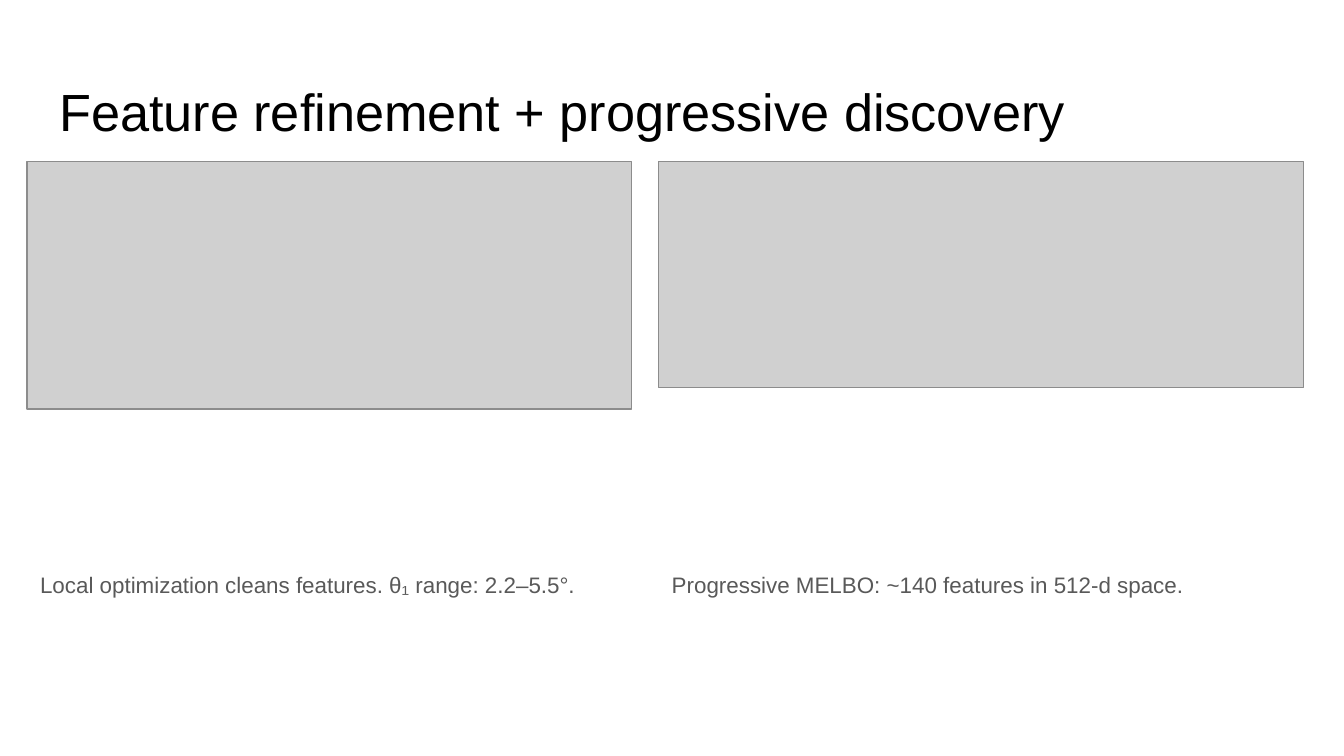
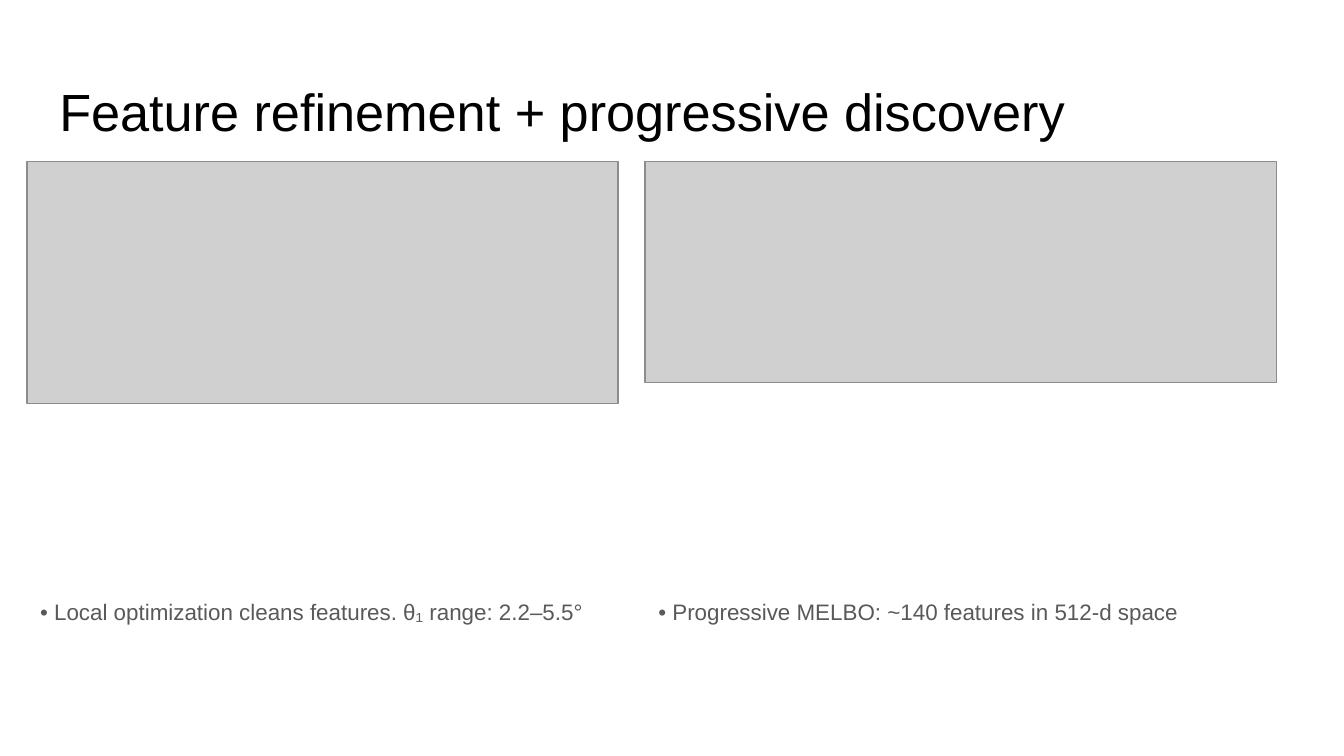
Before and after one commit to FranciscoHS/steering-plateaus, a slide deck: slide 9 of Activation Plateaus Meeting Slides - Updated.pptx. Drawn at 1344x756 pixels with LibreOffice and Linux fonts; fonts in the diff are those of the drawing; grey boxes stand for pictures. Boxes give left, top, right and bottom in pixels: in the first picture for what was removed or moved away, otherwise in the second. Text is boxed around its words. In the diff, an @@ line names an element or a change of style, - is before the commit and + after.

```diff
--- a/Activation Plateaus Meeting Slides - Updated.pptx
+++ b/Activation Plateaus Meeting Slides - Updated.pptx
@@ picture: place and size @@
-picture at (27,161,632,409)
+picture at (27,161,618,403)
@@ picture: place and size @@
-picture at (659,161,1304,387)
+picture at (645,161,1277,383)
@@ text at (54,604,583,625): text changed @@
-Local optimization cleans features. θ₁ range: 2.2–5.5°.
+• Local optimization cleans features. θ₁ range: 2.2–5.5°
@@ text at (672,604,1178,625): text changed @@
-Progressive MELBO: ~140 features in 512-d space.
+• Progressive MELBO: ~140 features in 512-d space
```
Also in this commit, not shown: 10 other slides changed, 40 other files.
